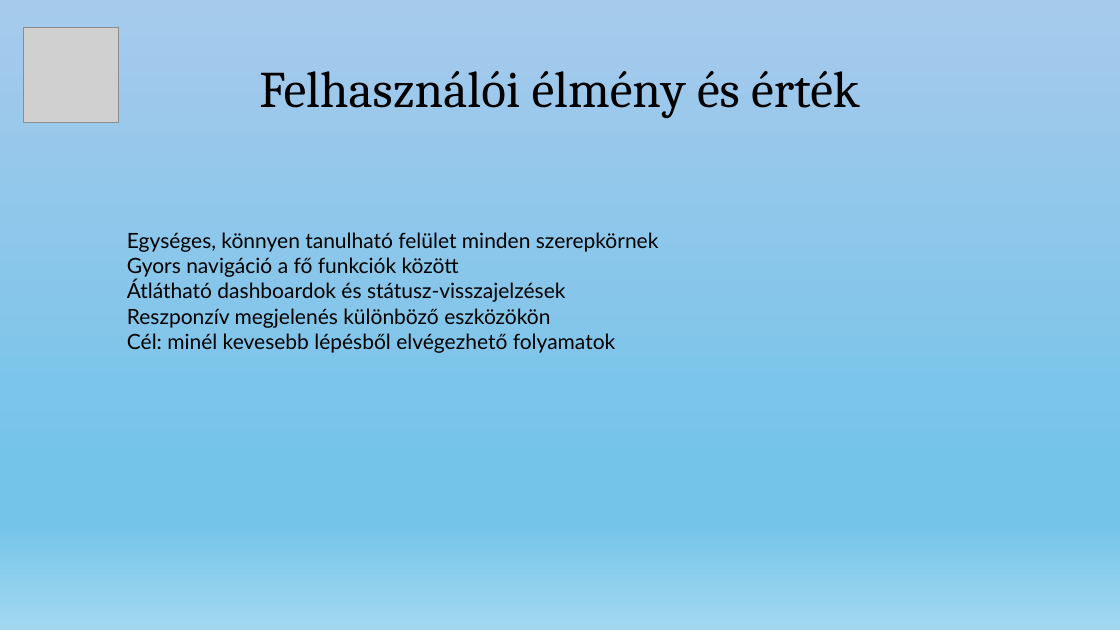
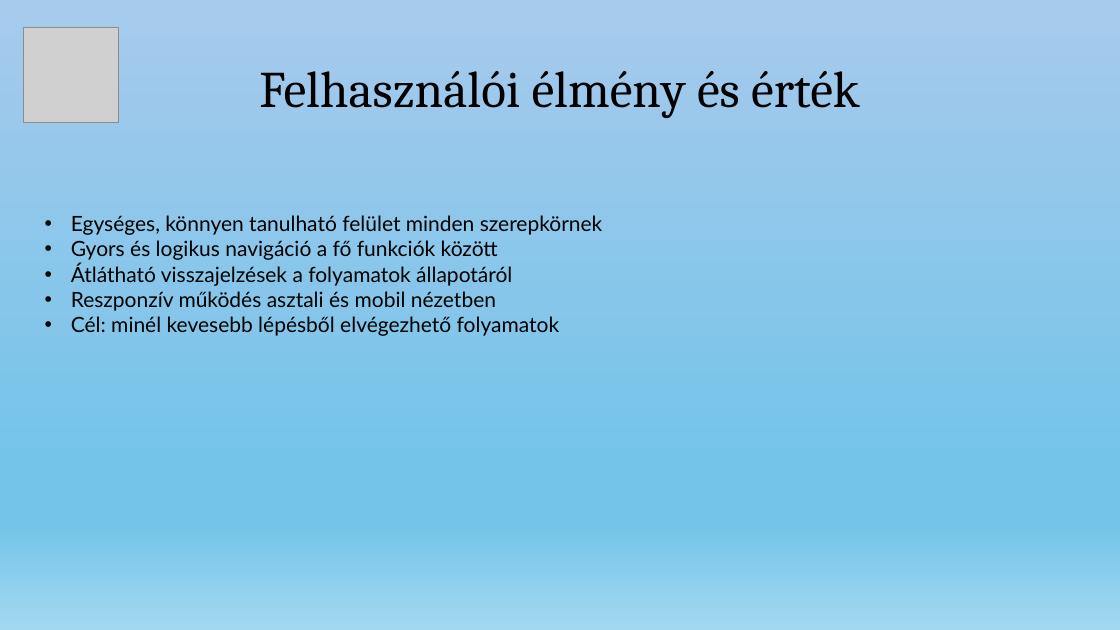
Before and after one commit to nagyls/13_S2_5_vizsgaremek, a slide deck: slide 8 of dokumentumok/EseményTér.pptx. Drawn at 1120x630 pixels with LibreOffice and Linux fonts; fonts in the diff are those of the drawing; grey boxes stand for pictures. Boxes give left, top, right and bottom in pixels: in the first picture for what was removed or moved away, otherwise in the second. Text is boxed around its words. In the diff, an @@ line names an element or a change of style, - is before the commit and + after.

```diff
--- a/dokumentumok/EseményTér.pptx
+++ b/dokumentumok/EseményTér.pptx
@@ text "Egységes, könnyen tanulható felület minden ...": place and size @@
-text "Egységes, könnyen tanulható felület minden ..." at (127,232,659,353)
+text "Egységes, könnyen tanulható felület minden ..." at (71,215,603,336)
@@ text at (71,215,603,336): bullet none to • @@
@@ text at (71,240,512,311): text changed @@
-Gyors navigáció a fő funkciók között
-Átlátható dashboardok és státusz-visszajelzések
-Reszponzív megjelenés különböző eszközökön
+• Gyors és logikus navigáció a fő funkciók között
+• Átlátható visszajelzések a folyamatok állapotáról
+• Reszponzív működés asztali és mobil nézetben
```
Also in this commit, not shown: 4 other slides changed.
